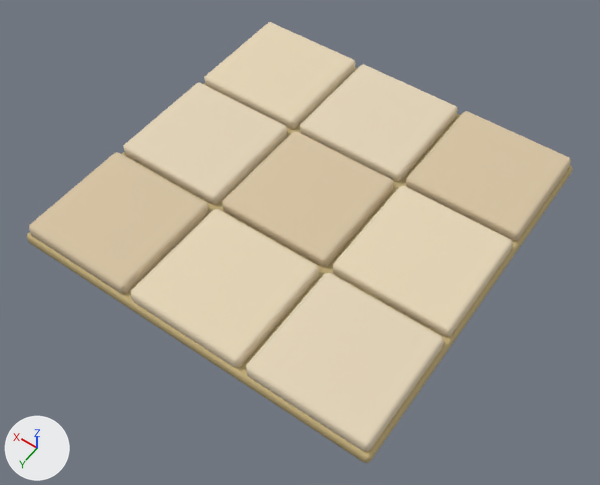
An edit to the glTF model assets/models/road.glb, drawn before and after from the same camera.
Camera for both pictures: a camera (50 mm lens) standing at (-0.789, 1.143, 1.63) and looking at (-0.032, 0.084, -0.033). Arrows for +X, +Y and +Z are at lower left; the lights stay in place. The older version comes first. Vertices at exactly the same position are counted once.

The first picture shows 'road'.
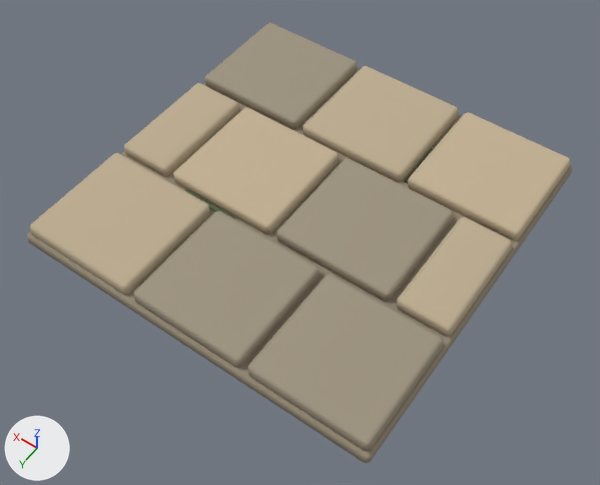
What differs and where, as boxes (x1, y1, x2, y2) in the pictures (600 x 485 px; the box of a moved part takes in the faces that stretch with it):
'road', recoloured, reshaped (darker): (27, 22, 573, 463) in both
part 1 of me_cube_010, moved or reshaped: before (406, 111, 571, 241); after (408, 112, 571, 241)
part 2 of me_cube_010, moved or reshaped: before (222, 131, 394, 267); after (173, 107, 338, 234)
part 3 of me_cube_010, moved or reshaped: before (300, 64, 458, 182); after (303, 66, 458, 182)
part 4 of me_cube_010, moved or reshaped: before (29, 152, 209, 294); after (30, 153, 210, 295)
part 5 of me_cube_010, moved or reshaped: before (204, 22, 356, 129); after (205, 22, 357, 130)
part 6 of me_cube_010, moved or reshaped: before (333, 186, 513, 337); after (277, 158, 453, 302)
part 7 of me_cube_010, moved or reshaped: before (246, 273, 444, 452); after (248, 274, 443, 451)
part 8 of me_cube_010, moved or reshaped: before (131, 209, 319, 368); after (134, 211, 319, 368)
part 9 of me_cube_010, added: after (404, 149, 433, 183)
part 10 of me_cube_010, added: after (185, 190, 236, 219)
part 11 of me_cube_010, rebuilt (30% narrower, 24% shorter): before (123, 82, 287, 205); after (124, 83, 239, 176)
part 12 of me_cube_010, added (beige): after (396, 217, 512, 336)
part 13 of me_cube_010, recoloured: (27, 83, 573, 463) in both

The change, as a diff of the scene's bpy script:
```diff
--- a/assets/models/road.glb.py
+++ b/assets/models/road.glb.py
@@ mat_masonry_warm @@
 mat_masonry_warm = principled_material('masonry_warm')
-mat_masonry_warm.base_color = (0.784, 0.672, 0.485)  # beige #e5d6b9
+mat_masonry_warm.base_color = (0.552, 0.445, 0.296)  # beige #c4b294
 mat_masonry_warm.roughness = 0.9
@@ mat_mortar @@
+mat_mortar = principled_material('mortar')
+mat_mortar.base_color = (0.305, 0.258, 0.184)  # brown #968b77
+mat_mortar.roughness = 0.96
@@ me_cube_010 @@
-me_cube_010.from_pydata(...)  # 240 vertices, 440 faces; spans x -0.5..0.5, y -0.5..0.5, z -0.018..0.052
-me_cube_010.materials.append(mat_stone_light)  # beige #d8c5a4
+me_cube_010.from_pydata(...)  # 288 vertices, 520 faces; spans x -0.5..0.5, y -0.5..0.5, z -0.018..0.052
+# me_cube_010 part 1: the loose piece of 24 vertices spanning x -0.492..-0.175, y -0.492..-0.175, z 0.006..0.052 is scaled about its middle by (0.984, 0.987, 1), then moved by (-0.002, 0.0, 0.0), in mat_masonry_warm (beige #c4b294)
+# me_cube_010 part 2: the loose piece of 24 vertices spanning x -0.158..0.159, y -0.158..0.159, z 0.006..0.052 is scaled about its middle by (0.984, 0.987, 1), then moved by (0.165, 0.0, 0.0), in mat_masonry_warm (beige #c4b294)
+# me_cube_010 part 3: the loose piece of 24 vertices spanning x -0.158..0.159, y -0.492..-0.175, z 0.006..0.052 is scaled about its middle by (0.984, 0.987, 1), then moved by (-0.005, 0.0, 0.0), in mat_stone (beige #beae92)
+# me_cube_010 part 4: the loose piece of 24 vertices spanning x 0.175..0.492, y 0.175..0.492, z 0.006..0.052 is scaled about its middle by (1.02, 0.987, 1), then moved by (-0.004, 0.0, 0.0), in mat_stone (beige #beae92)
+# me_cube_010 part 5: the loose piece of 24 vertices spanning x 0.175..0.492, y -0.492..-0.175, z 0.006..0.052 is scaled about its middle by (1.02, 0.987, 1), then moved by (-0.004, 0.0, 0.0), in mat_stone_wet (brown #9e937f)
+# me_cube_010 part 6: the loose piece of 24 vertices spanning x -0.492..-0.175, y -0.158..0.159, z 0.006..0.052 is scaled about its middle by (1.02, 0.987, 1), then moved by (0.163, 0.0, 0.0), in mat_stone_wet (brown #9e937f)
+# me_cube_010 part 7: the loose piece of 24 vertices spanning x -0.492..-0.175, y 0.175..0.492, z 0.006..0.052 is scaled about its middle by (0.984, 0.987, 1), then moved by (-0.002, 0.0, 0.0), in mat_stone_wet (brown #9e937f)
+# me_cube_010 part 8: the loose piece of 24 vertices spanning x -0.158..0.159, y 0.175..0.492, z 0.006..0.052 is scaled about its middle by (0.984, 0.987, 1), then moved by (-0.005, 0.0, 0.0), in mat_stone_wet (brown #9e937f)
+# me_cube_010 part 9: a new loose piece, a box spanning x -0.1815..-0.1665, y -0.33..-0.19, z 0.017..0.023, in mat_moss (dark green #546545)
+# me_cube_010 part 10: a new loose piece, a box spanning x 0.11..0.27, y 0.16..0.172, z 0.017..0.023, in mat_moss (dark green #546545)
+# me_cube_010 part 11: the loose piece of 24 vertices spanning x 0.175..0.492, y -0.158..0.159, z 0.006..0.052 is rebuilt with 24 vertices and now spans x 0.339..0.491, y -0.156..0.157, z 0.006..0.052, in mat_stone (beige #beae92)
+# me_cube_010 part 12: a new loose piece of 24 vertices spanning x -0.491..-0.349, y -0.156..0.157, z 0.006..0.052, in mat_stone (beige #beae92)
+# me_cube_010 part 13: 44 faces spanning x -0.5..0.5, y -0.5..0.5, z -0.018..0.018 switch from mat_ground (yellow #c5b07d) to mat_mortar (brown #968b77)
+# other edits to the shape of me_cube_010 do not show in these pictures
 me_cube_010.materials.append(mat_masonry_warm)
-me_cube_010.materials.append(mat_cream)  # beige #e7d7b8
+me_cube_010.materials.append(mat_stone)  # beige #beae92
+me_cube_010.materials.append(mat_stone_wet)  # brown #9e937f
+me_cube_010.materials.append(mat_moss)  # dark green #546545
```
